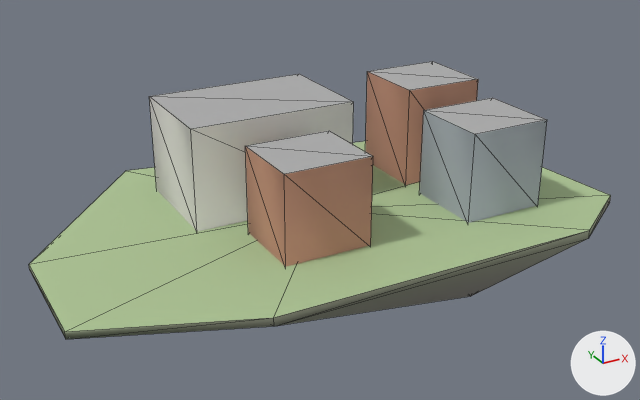
Two versions of the glTF model godot_project/remake/sky/islands/SKY-092.lod2.glb, one commit apart.
Both versions are drawn from a 50 mm camera at (-84.6, -153.9, 79.3) aimed at (1.9, 3.4, 0.7). Arrows for +X, +Y and +Z are at lower right; the lights stay in place. The first picture is the older version. Mesh edges are drawn as thin lines. Vertices at exactly the same position are counted once.

The scene before the commit, as lines of its bpy script (objects in view):
```python
me_buildings = bpy.data.meshes.new('buildings')
me_buildings.from_pydata(...)  # 32 vertices, 40 faces; spans x -27.3..43.2, y -20.8..27.7, z -0.5..22.6
me_buildings.materials.append(mat_sky_lod_bldg)
me_deck = bpy.data.meshes.new('deck')
me_deck.from_pydata(...)  # 9 vertices, 8 faces; spans x -60.8..61.2, y -35.7..42.6, z 0.0
me_deck.materials.append(mat_sky_deck)
me_rock = bpy.data.meshes.new('rock')
me_rock.from_pydata(...)  # 21 vertices, 32 faces; spans x -60.8..61.2, y -35.7..42.6, z -24.9..0.0
me_rock.materials.append(mat_sky_rock)
ob_buildings = bpy.data.objects.new('buildings', me_buildings)
ob_buildings.location = (0.0, 0.0, 0.0)
ob_deck = bpy.data.objects.new('deck', me_deck)
ob_deck.location = (0.0, 0.0, 0.0)
ob_rock = bpy.data.objects.new('rock', me_rock)
ob_rock.location = (0.0, 0.0, 0.0)
```
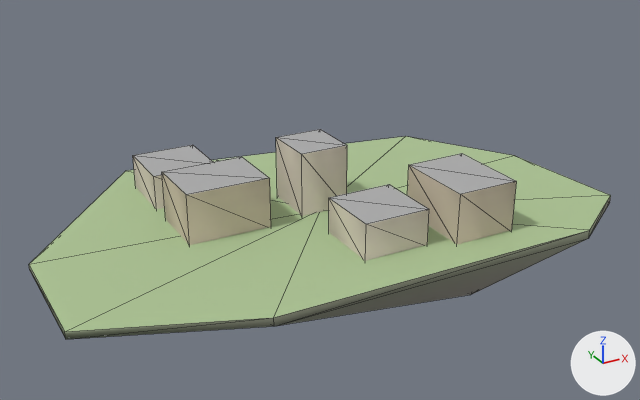
What the commit changed:
me_buildings is used by ob_buildings; location (0.0, 0.0, 0.0).
me_buildings had 32 vertices, 40 faces and spanned x -27.3..43.2, y -20.8..27.7, z -0.5..22.6.
me_buildings now has 40 vertices, 50 faces and spans x -31.0..29.9, y -27.8..31.9, z -0.5..14.1.
me_buildings part 1: the loose piece of 8 vertices spanning x -27.3..9.7, y 2.7..27.7, z -0.5..22.2 is scaled about its middle by (0.297, 0.48, 0.642), then moved by (9.4, -10.1, -4.1).
me_buildings part 2: the loose piece of 8 vertices spanning x -18.3..0.7, y -19.8..-2.8, z -0.5..18.9 is scaled about its middle by (0.947, 0.824, 0.588), then moved by (-13.1, 15.9, -4.0).
me_buildings part 3: the loose piece of 8 vertices spanning x 24.2..43.2, y -20.8..-2.8, z -0.5..19.6 is scaled about its middle by (0.737, 1, 0.566), then moved by (-10.7, -7.0, -4.4).
me_buildings part 4: the loose piece of 8 vertices spanning x 24.2..43.2, y 2.7..20.7, z -0.5..22.6 is scaled about its middle by (0.763, 0.806, 0.354), then moved by (-30.2, -29.4, -7.5).
me_buildings part 5: the loose piece of 8 vertices spanning x -27.3..9.7, y 2.7..27.7, z -0.5..22.2 is copied, and the copy is scaled about its middle by (0.392, 0.58, 0.36), then moved by (-14.9, 9.4, -7.3); it spans x -31.0..-16.5, y 17.4..31.9, z -0.5..7.7.

Location of each change, [x1, y1, x2, y2] in pixels of the pictures (640 x 400 px; the box of a moved part takes in the faces that stretch with it):
'buildings', reshaped (36% shorter): before [149, 61, 547, 267]; after [133, 129, 517, 261]
part 1 of me_buildings, moved or reshaped: before [149, 74, 354, 232]; after [276, 129, 347, 216]
part 2 of me_buildings, moved or reshaped: before [245, 131, 373, 267]; after [162, 157, 271, 245]
part 3 of me_buildings, moved or reshaped: before [420, 98, 547, 223]; after [407, 154, 517, 244]
part 4 of me_buildings, moved or reshaped: before [365, 61, 478, 185]; after [329, 184, 429, 261]
part 5 of me_buildings, added: after [133, 145, 213, 209]
